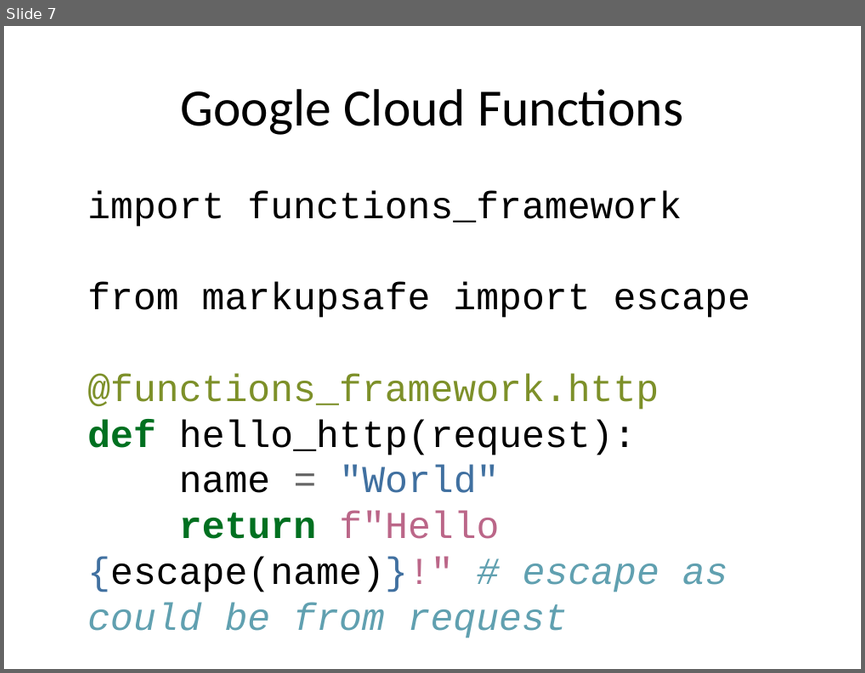
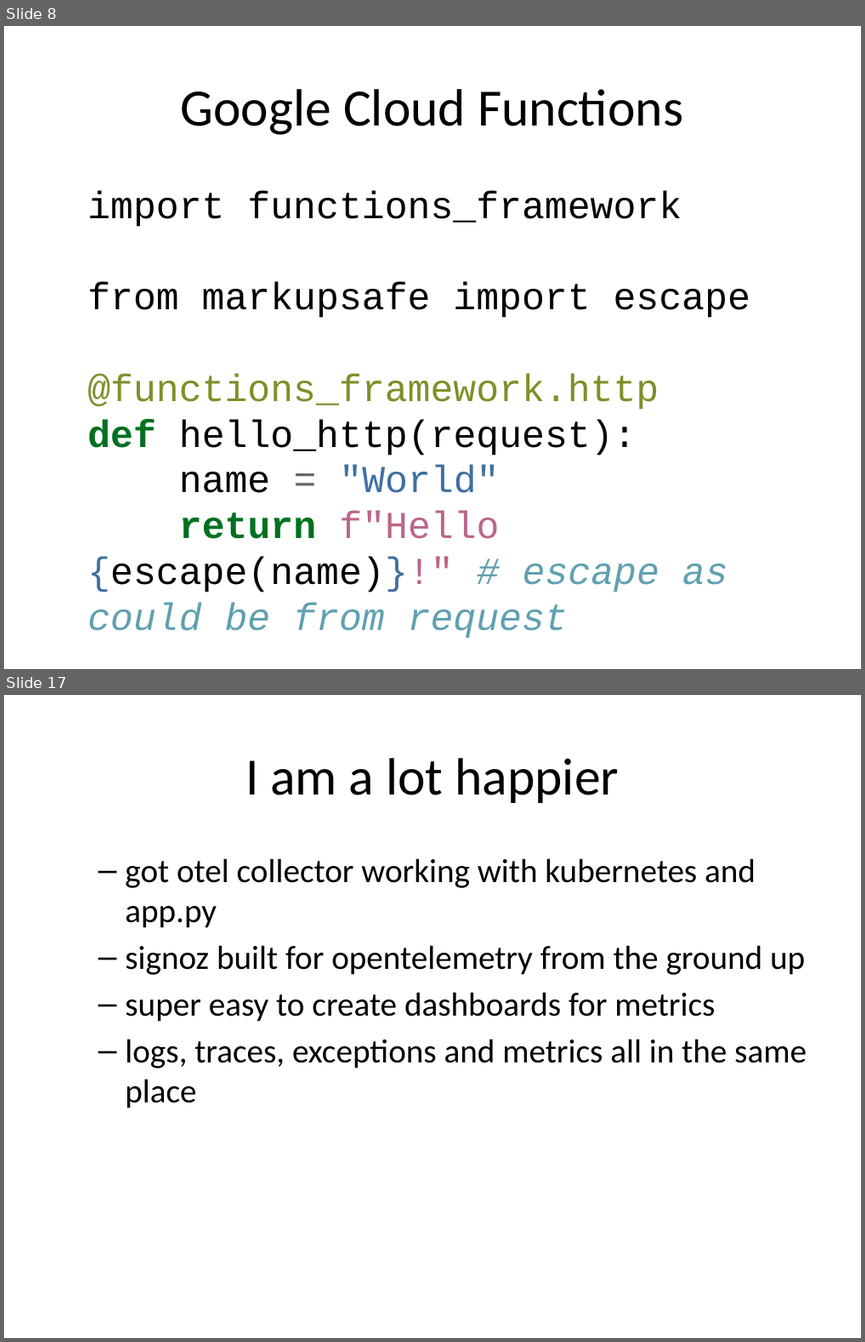
Before and after one commit to rhildred/INFO8985, a slide deck: microservice_instrumenting/slides.pptx. Shown one above the other, each under a label of ours: slide 7 before the commit, slides 8 and 17 after it; the slides between them are not shown. The pictures are 865x673 and 865x1342 pixels, drawn with LibreOffice and Linux fonts; fonts in the diff are those of the drawing. Boxes give left, top, right and bottom in pixels: in the first picture for what was removed or moved away, otherwise in the second. Text is boxed around its words. In the diff, an @@ line names an element or a change of style, - is before the commit and + after.

```diff
--- a/microservice_instrumenting/slides.pptx
+++ b/microservice_instrumenting/slides.pptx
@@ slide 17 added at [4,695,861,1338], background #FFFFFF @@
@@ title added at [245,758,619,803], 44 pt, text #000000 @@
+I am a lot happier
@@ text added at [125,858,806,1108], 28 pt, text #000000 @@
+  – got otel collector working with kubernetes and app.py
+  – signoz built for opentelemetry from the ground up
+  – super easy to create dashboards for metrics
+  – logs, traces, exceptions and metrics all in the same place
@@ what was slide 7 is now slide 8 @@
```
Also in this commit, not shown: 3 slides changed, 9 other slides added, 13 other files.
